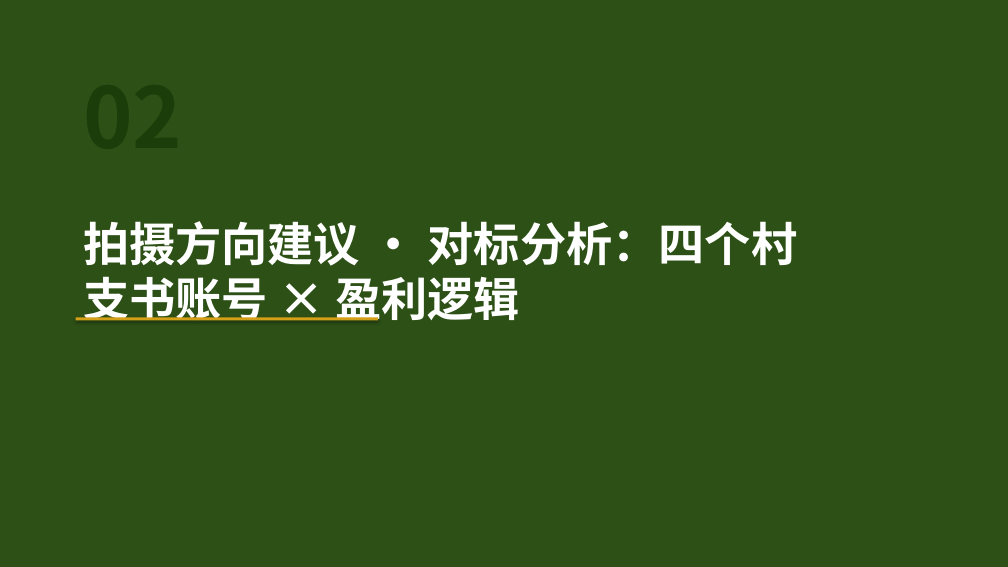
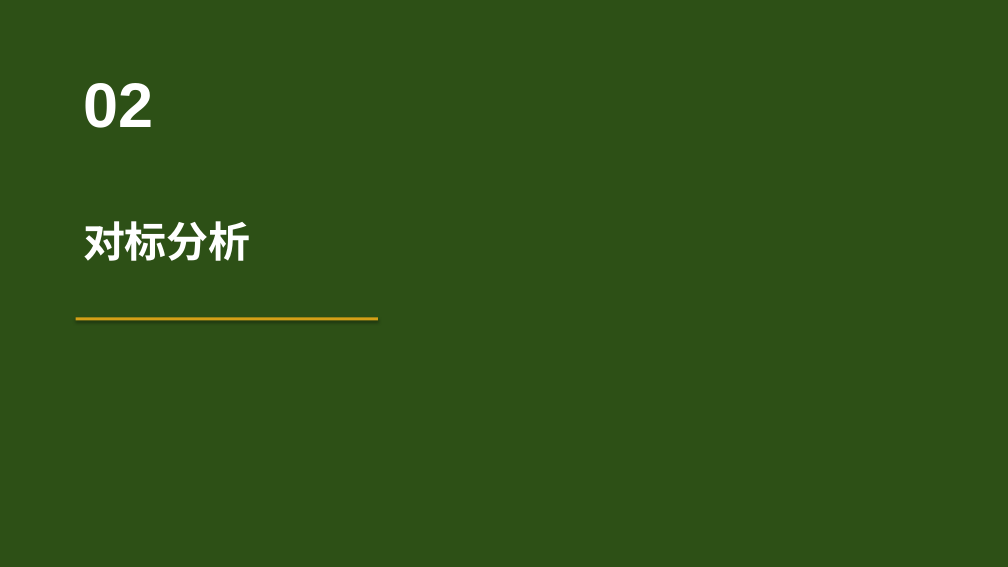
Before and after one commit to 975801846-star/workspace-outputs, a slide deck: slide 8 of tunjunying/plan_v2.pptx. Drawn at 1008x567 pixels with LibreOffice and Linux fonts; fonts in the diff are those of the drawing. Boxes give left, top, right and bottom in pixels: in the first picture for what was removed or moved away, otherwise in the second. Text is boxed around its words. In the diff, an @@ line names an element or a change of style, - is before the commit and + after.

```diff
--- a/tunjunying/plan_v2.pptx
+++ b/tunjunying/plan_v2.pptx
@@ text added at bbox=[83, 83, 153, 128], 60 pt, text #FFFFFF, bold @@
+02
@@ text at bbox=[83, 221, 251, 261]: text changed; size 44 to 40 pt; font Noto Sans CJK SC to Arial @@
-拍摄方向建议 · 对标分析：四个村支书账号 × 盈利逻辑
+对标分析
```
Also in this commit, not shown: 26 other slides changed, 1 slide added, 1 slide removed, 1 other file.
